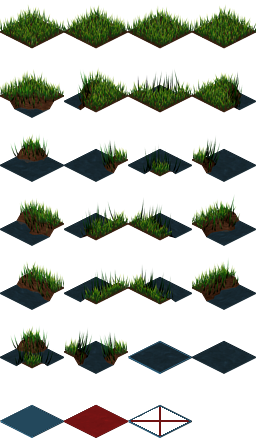
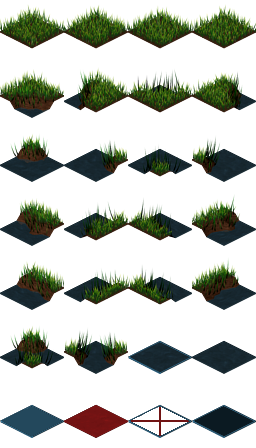
Before/after of a (256, 448) layered artwork. What changed in the layer stack:
added layer "port" above "aim" over [192, 404, 256, 438]
